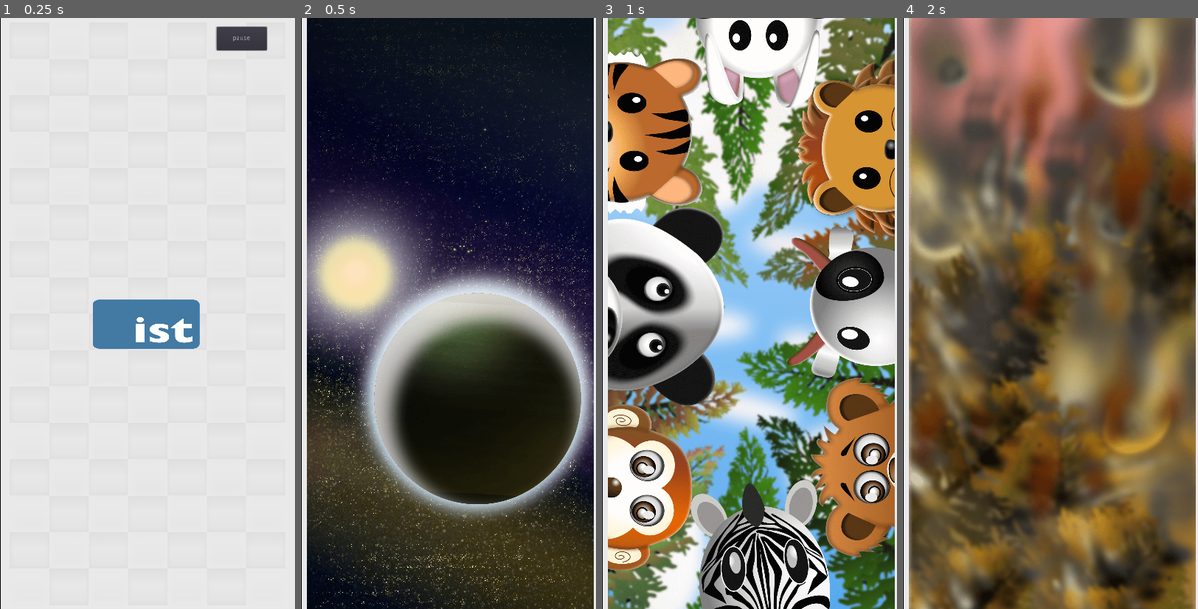
Above: before the commit, frames 1-4 (left to right).
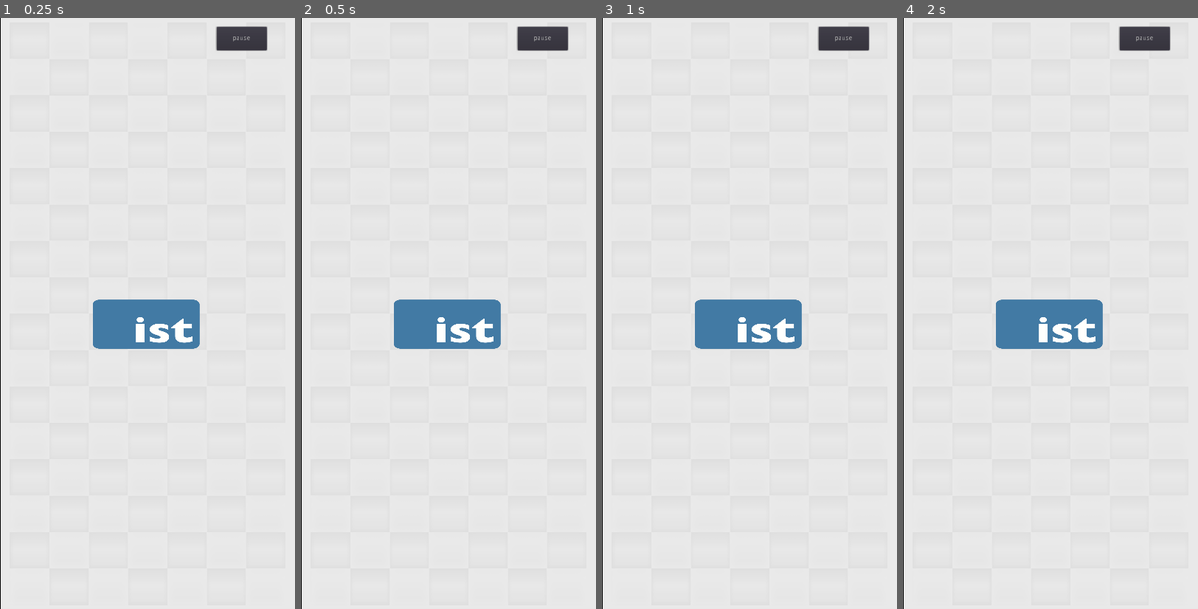
Above: after the commit, the same moments.

Repository: thunderrabbit/conswi
Game: Godot game, scene res://SplashScreen/SplashScreen.tscn
Same seed, same stepped clock (60 frames per second), same inputs: the game is played once before the commit and once after it.
Inputs (mouse positions are in pixels of both pictures, inside the frame that each line leads up to):
- Up to frame 1 (0.25 s): no input
- Up to frame 2 (0.5 s): no input
- Up to frame 3 (1 s): move the mouse to (814, 283) at 0.52 s; hold Right (move_right) from 0.53 s (still down); click (814, 283) at 0.67 s
- Up to frame 4 (2 s): release Right (move_right) at 1.25 s; drag from (991, 343) to (1035, 431) at 1.27 s

Frame 1 is identical in both runs. In frame 2, 97% of the frame differs, in the area x 2-100%, y 0-100%; in frame 3, 81%; in frame 4, 97%.

Commit message:
Let splash screen images take time

Diff:
--- a/helpers/Globals.gd
+++ b/helpers/Globals.gd
@@ -22,7 +22,7 @@
 extends Node
 
 const finger_swipe_duration = .3		# how many seconds finger shows how to swipe
-const splashscreen_timeout = .3		# how many seconds to wait on splash screen
+const splashscreen_timeout = 2.3		# how many seconds to wait on splash screen
 const max_spash_screens    = 6		# there are several splash screens
 var   current_screen = 0			# which screen to start
 
